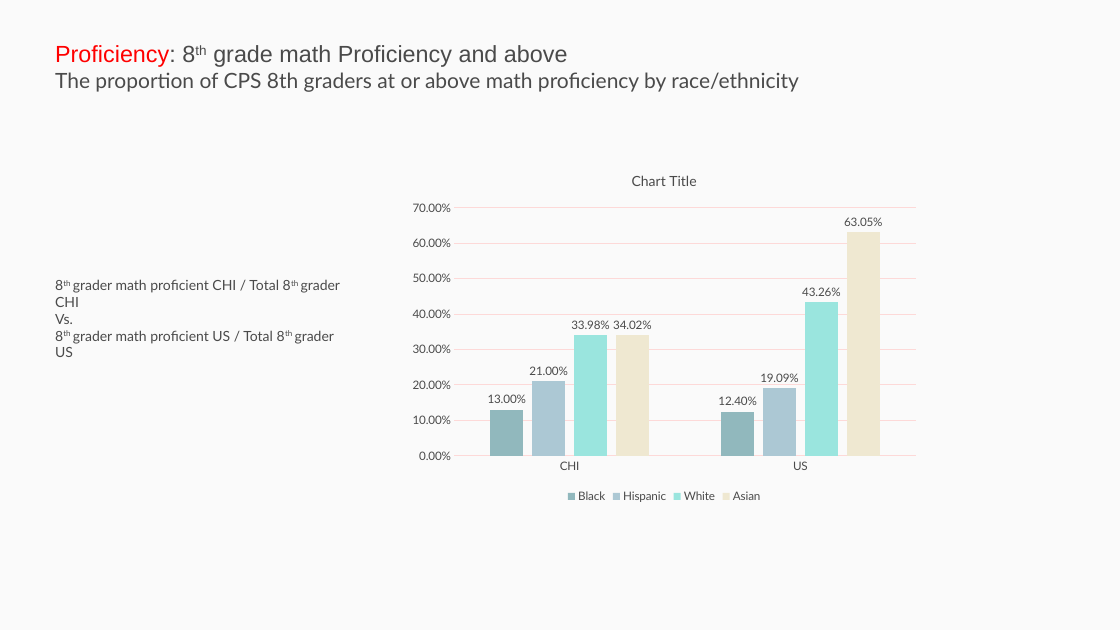
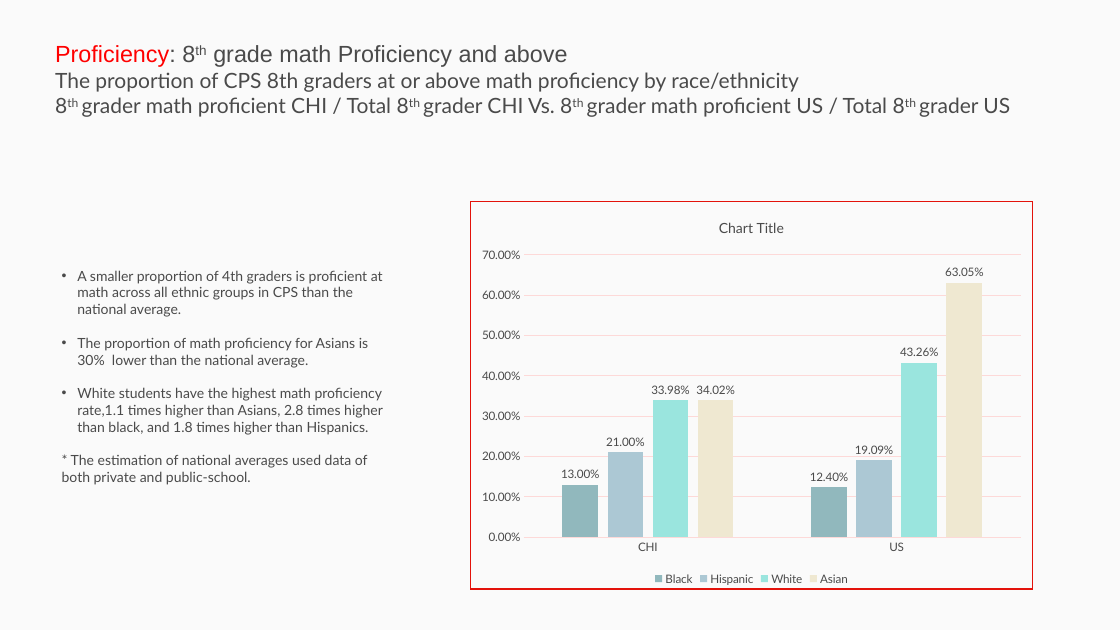
Before and after one commit to p33chicago/P33-DEI-dashboard-project, a slide deck: slide 5 of Deep diving plots.pptx. Drawn at 1120x630 pixels with LibreOffice and Linux fonts; fonts in the diff are those of the drawing. Boxes give left, top, right and bottom in pixels: in the first picture for what was removed or moved away, otherwise in the second. Text is boxed around its words. In the diff, an @@ line names an element or a change of style, - is before the commit and + after.

```diff
--- a/Deep diving plots.pptx
+++ b/Deep diving plots.pptx
@@ text at bbox=[82, 97, 1010, 117]: paragraph added @@
+8th grader math proficient CHI / Total 8th grader CHI Vs. 8th grader math proficient US / Total 8th grader US
@@ column chart: place and size @@
-column chart at bbox=[402, 157, 927, 507]
+column chart at bbox=[471, 202, 1032, 589]
@@ rectangle added at bbox=[471, 202, 1032, 590], outline #E3120B 1 pt @@
@@ text removed at bbox=[55, 279, 340, 357] @@
-8th grader math proficient CHI / Total 8th grader CHI
-Vs.
-8th grader math proficient US / Total 8th grader US
@@ text added at bbox=[62, 270, 383, 485], 12 pt, text #4A4A4A @@
+• A smaller proportion of 4th graders is proficient at math across all ethnic groups in CPS than the national average.
+• The proportion of math proficiency for Asians is 30% lower than the national average.
+• White students have the highest math proficiency rate,1.1 times higher than Asians, 2.8 times higher than black, and 1.8 times higher than Hispanics.
+* The estimation of national averages used data of both private and public-school.
```
Also in this commit, not shown: 25 other slides changed.
